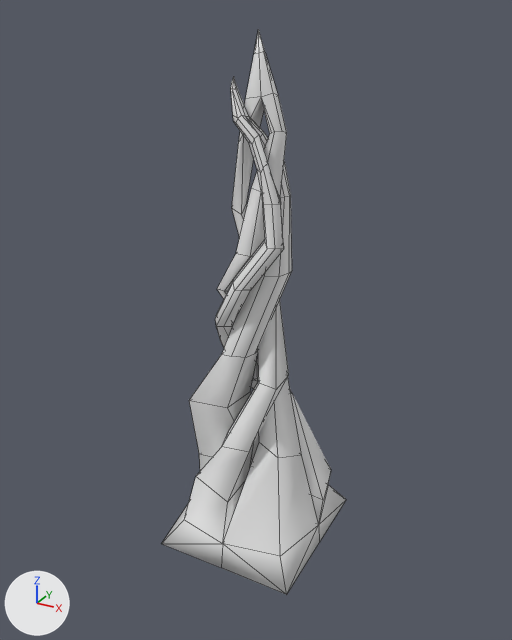
The Blender file SourceFiles/spire.blend as it was, and as the next commit left it.
Rendered twice from a 50 mm lens placed at (19.2, -35.2, 32.5), pointed at (-0.4, 0.5, 14.7). The lights are fixed; the arrows at lower left show +X, +Y and +Z. Mesh edges are drawn as thin lines.

The first picture shows 'Stalk'.
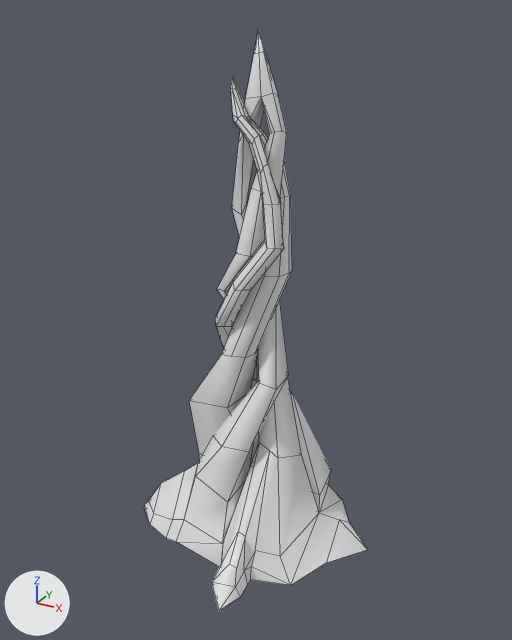
What changed in the scene script:
```text
Change me_cube_003:
    used by ob_stalk; location = (0.0, 0.0, 0.0)
    remove me_cube_003.from_pydata(...)  # 224 vertices, 236 faces; spans x -4.9..4.8, y -4.8..5.7, z -1.0..31.5
    add me_cube_003.from_pydata(...)  # 273 vertices, 278 faces; spans x -8.2..8.0, y -8.1..9.9, z -1.1..31.5
    me_cube_003 part 1
    3 vertices are removed from x -4.8..4.7, y -4.8..0.4, z -0.8
    20 faces are deleted
    4 vertices move from x 0.4..4.8, y 0.0..5.7, z -0.9..3.0 to x -0.1..4.7, y 0.0..5.5, z -0.8..3.0
    52 vertices are added at x -8.2..8.0, y -8.1..9.9, z -1.1..8.9
    62 new faces join them
```

Boxes [x1, y1, x2, y2] around the edits, measured in the pictures (512 x 640 px):
'Stalk', reshaped (22% wider)
    before: [162, 29, 346, 595]
    after: [144, 29, 368, 611]
part 1 of me_cube_003, built on
    before: [162, 356, 346, 595]
    after: [144, 356, 368, 611]
